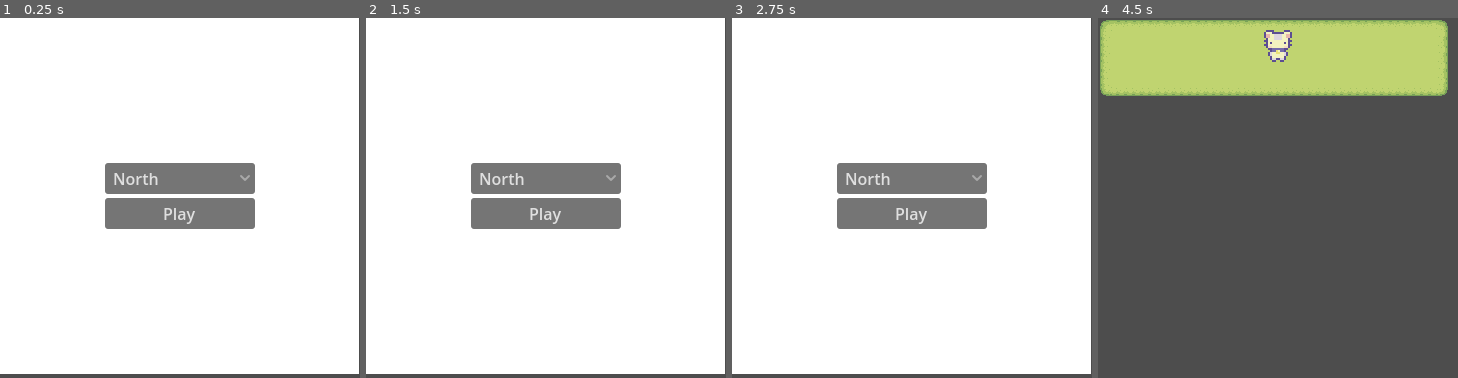
Above: before the commit, frames 1-4 (left to right).
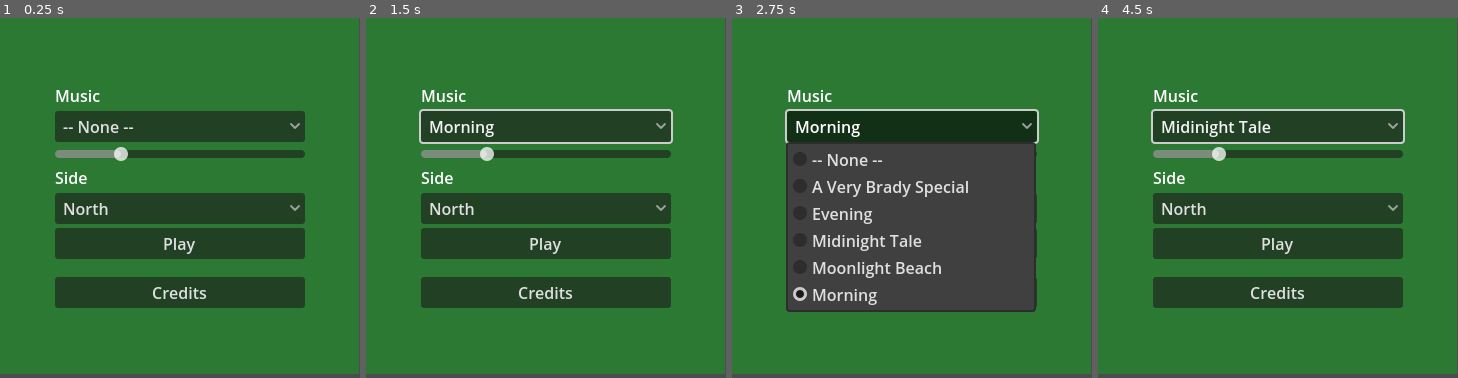
Above: after the commit, the same moments.

Repository: thiagoalgo/bordless-farm
Game: Godot game, scene res://scenes/scn_main.tscn
Two runs of this game, one before a commit and one after it. Both use one fixed random seed, a clock stepped at 60 frames per second and the inputs below.
Inputs (mouse positions are in pixels of both pictures, inside the frame that each line leads up to):
- Up to frame 1 (0.25 s): no input
- Up to frame 2 (1.5 s): click (546, 126) at 0.5 s, where only the run after the commit has a clickable "-- None --"; click (546, 291) at 1.25 s, where only the run after the commit has a clickable "Credits"
- Up to frame 3 (2.75 s): click (912, 126) at 2 s, where only the run after the commit has a clickable "Morning"
- Up to frame 4 (4.5 s): click "Play" at 2.75 s; click (1278, 126) at 3.5 s, where only the run after the commit has a clickable "Midinight Tale"; click (1278, 244) at 4.25 s, where only the run after the commit has a clickable "Play"

The runs differ from the first frame. In frame 1, 98% of the frame differs, in the area x 0-100%, y 0-99%; in frame 2, 98%; in frame 3, 98%; in frame 4, 99%.

Commit message:
Add music selection and credits to menu
Added five music tracks and their import files. Updated the menu scene to include music selection, volume control, and a credits panel. Implemented logic in scn_menu.gd to handle music playback, volume adjustment, and credits panel visibility. Also made minor UI adjustments and added an AudioStreamPlayer to the level scene for background music.

Diff:
--- a/scenes/scn_level.tscn
+++ b/scenes/scn_level.tscn
@@ -1,10 +1,15 @@
-[gd_scene load_steps=3 format=3 uid="uid://8eqij4idsexa"]
+[gd_scene load_steps=4 format=3 uid="uid://8eqij4idsexa"]
 
 [ext_resource type="Script" uid="uid://pilk25kevk8g" path="res://scripts/scn_level.gd" id="1_owvmd"]
 [ext_resource type="TileSet" uid="uid://crko171dkkhh1" path="res://tiles/grass.tres" id="2_ikt23"]
+[ext_resource type="AudioStream" uid="uid://cbf8mvcdqi0jv" path="res://assets/musics/morning.mp3" id="3_ikt23"]
 
 [node name="Level" type="Node2D"]
 script = ExtResource("1_owvmd")
 
 [node name="TileMapLayer" type="TileMapLayer" parent="."]
 tile_set = ExtResource("2_ikt23")
+
+[node name="AudioStreamPlayer" type="AudioStreamPlayer" parent="."]
+stream = ExtResource("3_ikt23")
+autoplay = true
--- a/scenes/scn_menu.tscn
+++ b/scenes/scn_menu.tscn
@@ -1,6 +1,8 @@
-[gd_scene load_steps=2 format=3 uid="uid://ddbbrbtahjepy"]
+[gd_scene load_steps=3 format=3 uid="uid://ddbbrbtahjepy"]
 
 [ext_resource type="Script" uid="uid://dishbk8pxg12b" path="res://scripts/scn_menu.gd" id="1_afsgd"]
+
+[sub_resource type="StyleBoxFlat" id="StyleBoxFlat_afsgd"]
 
 [node name="Menu" type="Control"]
 layout_mode = 3
@@ -16,6 +18,7 @@
 anchor_bottom = 1.0
 grow_horizontal = 2
 grow_vertical = 2
+color = Color(0.171478, 0.473333, 0.20532, 1)
 
 [node name="VBoxContainer" type="VBoxContainer" parent="."]
 layout_mode = 1
@@ -31,8 +34,40 @@
 grow_horizontal = 2
 grow_vertical = 2
 
+[node name="Label" type="Label" parent="VBoxContainer"]
+layout_mode = 2
+theme_override_colors/font_color = Color(1, 1, 1, 1)
+text = "Music"
+
+[node name="OptionButtonMusic" type="OptionButton" parent="VBoxContainer"]
+layout_mode = 2
+selected = 0
+item_count = 6
+popup/item_0/text = "-- None --"
+popup/item_0/id = 0
+popup/item_1/text = "A Very Brady Special"
+popup/item_1/id = 1
+popup/item_2/text = "Evening"
+popup/item_2/id = 2
+popup/item_3/text = "Midinight Tale"
+popup/item_3/id = 3
+popup/item_4/text = "Moonlight Beach"
+popup/item_4/id = 4
+popup/item_5/text = "Morning"
+popup/item_5/id = 5
+
+[node name="HSliderMusic" type="HSlider" parent="VBoxContainer"]
+layout_mode = 2
+max_value = 1.0
+step = 0.01
+
+[node name="Label2" type="Label" parent="VBoxContainer"]
+layout_mode = 2
+theme_override_colors/font_color = Color(1, 1, 1, 1)
+text = "Side"
+
 [node name="OptionButtonSide" type="OptionButton" parent="VBoxContainer"]
-custom_minimum_size = Vector2(150, 0)
+custom_minimum_size = Vector2(250, 0)
 layout_mode = 2
 selected = 0
 item_count = 4
@@ -48,3 +83,74 @@
 [node name="ButtonPlay" type="Button" parent="VBoxContainer"]
 layout_mode = 2
 text = "Play"
+
+[node name="HSeparator" type="HSeparator" parent="VBoxContainer"]
+modulate = Color(1, 1, 1, 0)
+custom_minimum_size = Vector2(0, 10)
+layout_mode = 2
+
+[node name="ButtonCredits" type="Button" parent="VBoxContainer"]
+layout_mode = 2
+text = "Credits
+"
+
+[node name="PanelCredits" type="Panel" parent="."]
+visible = false
+self_modulate = Color(0, 0, 0, 0.686275)
+layout_mode = 1
+anchors_preset = 15
+anchor_right = 1.0
+anchor_bottom = 1.0
+offset_left = 10.0
+offset_top = 10.0
+offset_right = -9.0
+offset_bottom = -6.0
+grow_horizontal = 2
+grow_vertical = 2
+theme_override_styles/panel = SubResource("StyleBoxFlat_afsgd")
+
+[node name="VBoxContainer" type="VBoxContainer" parent="PanelCredits"]
+layout_mode = 1
+anchors_preset = 14
+anchor_top = 0.5
+anchor_right = 1.0
+anchor_bottom = 0.5
+offset_top = -25.0
+offset_bottom = 25.0
+grow_horizontal = 2
+grow_vertical = 2
+
+[node name="Label" type="Label" parent="PanelCredits/VBoxContainer"]
+layout_mode = 2
+theme_override_font_sizes/font_size = 20
+text = "Credits"
+horizontal_alignment = 1
+vertical_alignment = 1
+
+[node name="MarginContainer" type="MarginContainer" parent="PanelCredits/VBoxContainer"]
+layout_mode = 2
+theme_override_constants/margin_left = 10
+theme_override_constants/margin_top = 10
+theme_override_constants/margin_right = 10
+theme_override_constants/margin_bottom = 10
+
+[node name="RichTextLabel" type="RichTextLabel" parent="PanelCredits/VBoxContainer/MarginContainer"]
+layout_mode = 2
+theme_override_font_sizes/normal_font_size = 14
+bbcode_enabled = true
+text = "Development: Thiago Goulart [thiagoalgo@gmail.com]
+
+\"A Very Brady Special\", \"Evening\", \"Midnight Tale\", \"Moonlight Beach\", \"Morning\"
+Kevin MacLeod (incompetech.com)
+Licensed under Creative Commons: By Attribution 3.0
+http://creativecommons.org/licenses/by/3.0/"
+fit_content = true
+
+[node name="ButtonClose" type="Button" parent="PanelCredits/VBoxContainer"]
+custom_minimum_size = Vector2(100, 0)
+layout_mode = 2
+size_flags_horizontal = 4
+text = "Close"
+
+[node name="AudioStreamPlayer" type="AudioStreamPlayer" parent="."]
+volume_db = -16.9
--- a/scenes/scn_player.tscn
+++ b/scenes/scn_player.tscn
@@ -399,7 +399,7 @@
 sprite_frames = SubResource("SpriteFrames_hhpqf")
 animation = &"chopping_front"
 autoplay = "idle_front"
-frame_progress = 0.433021
+frame_progress = 0.707528
 
 [node name="CollisionShape2D" type="CollisionShape2D" parent="."]
 visible = false
--- a/scripts/scn_menu.gd
+++ b/scripts/scn_menu.gd
@@ -4,11 +4,67 @@
 signal option_button_side_item_selected
 
 @onready var button_play: Button = $VBoxContainer/ButtonPlay
+@onready var option_button_music: OptionButton = $VBoxContainer/OptionButtonMusic
+@onready var hslider_music = $VBoxContainer/HSliderMusic
 @onready var option_button_side: OptionButton = $VBoxContainer/OptionButtonSide
+@onready var button_credits: Button = $VBoxContainer/ButtonCredits
+@onready var button_credits_close: Button = $PanelCredits/VBoxContainer/ButtonClose
+@onready var audio_stream_player: AudioStreamPlayer = $AudioStreamPlayer
 
+var musics: Array = [
+	"",
+	"res://assets/musics/a_very_brady_special.mp3",
+	"res://assets/musics/evening.mp3",
+	"res://assets/musics/midnight_tale.mp3",
+	"res://assets/musics/moonlight_beach.mp3",
+	"res://assets/musics/morning.mp3",
+]
+
+var music: Dictionary = {
+	"index": 0,
+	"volume": 0.25
+}
 
 func _ready() -> void:
+	hslider_music.value = music.volume
+
 	button_play.pressed.connect(func(): emit_signal("button_play_pressed"))
+	option_button_music.item_selected.connect(_on_option_button_music_item_selected)
+	hslider_music.value_changed.connect(_on_hslider_music_value_changed)
 	option_button_side.item_selected.connect(
 		func(side: int): emit_signal("option_button_side_item_selected", side)
 	)
+	button_credits.pressed.connect(_on_button_credits_pressed)
+	button_credits_close.pressed.connect(_on_button_credits_close_pressed)
+
+
+func play_music() -> void:
+	if music.index < 0 or music.index >= musics.size():
+		return
+
+	var music_path: String = musics[music.index]
+	if music_path == "":
+		audio_stream_player.stop()
+	else:
+		var stream: AudioStream = load(music_path)
+		audio_stream_player.stream = stream
+		audio_stream_player.volume_db = linear_to_db(music.volume)
+		audio_stream_player.play()
+
+
+func _on_option_button_music_item_selected(index: int) -> void:
+	music.index = index
+	play_music()
+
+
+func _on_hslider_music_value_changed(value: float) -> void:
+	music.volume = value
+	audio_stream_player.volume_db = linear_to_db(music.volume)
+
+
+func _on_button_credits_pressed() -> void:
+	$PanelCredits.visible = true
+
+
+func _on_button_credits_close_pressed() -> void:
+	$PanelCredits.visible = false
Not shown, added: assets/musics/a_very_brady_special.mp3.import
Not shown, added: assets/musics/evening.mp3.import
Not shown, added: assets/musics/midnight_tale.mp3.import
Not shown, added: assets/musics/moonlight_beach.mp3.import
Not shown, added: assets/musics/morning.mp3.import
Not shown, added: assets/musics/a_very_brady_special.mp3
Not shown, added: assets/musics/evening.mp3
Not shown, added: assets/musics/midnight_tale.mp3
Not shown, added: assets/musics/moonlight_beach.mp3
Not shown, added: assets/musics/morning.mp3
